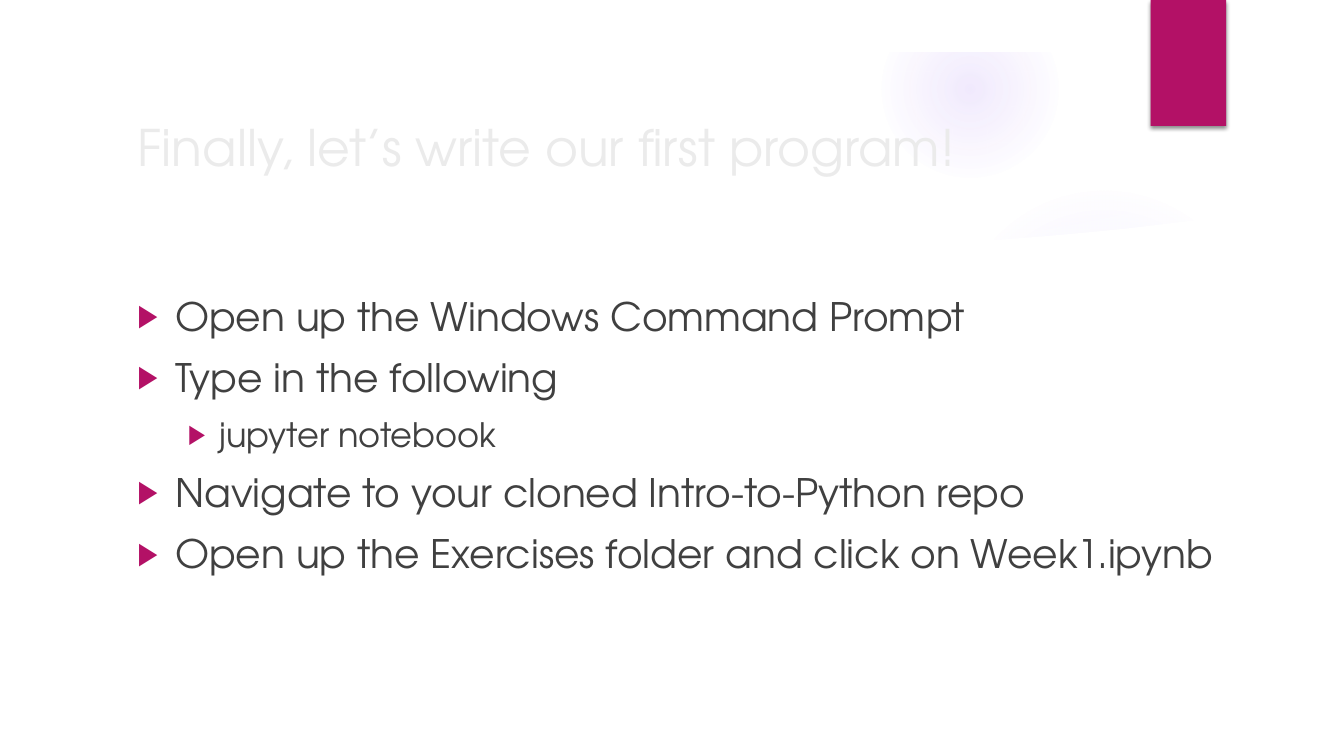
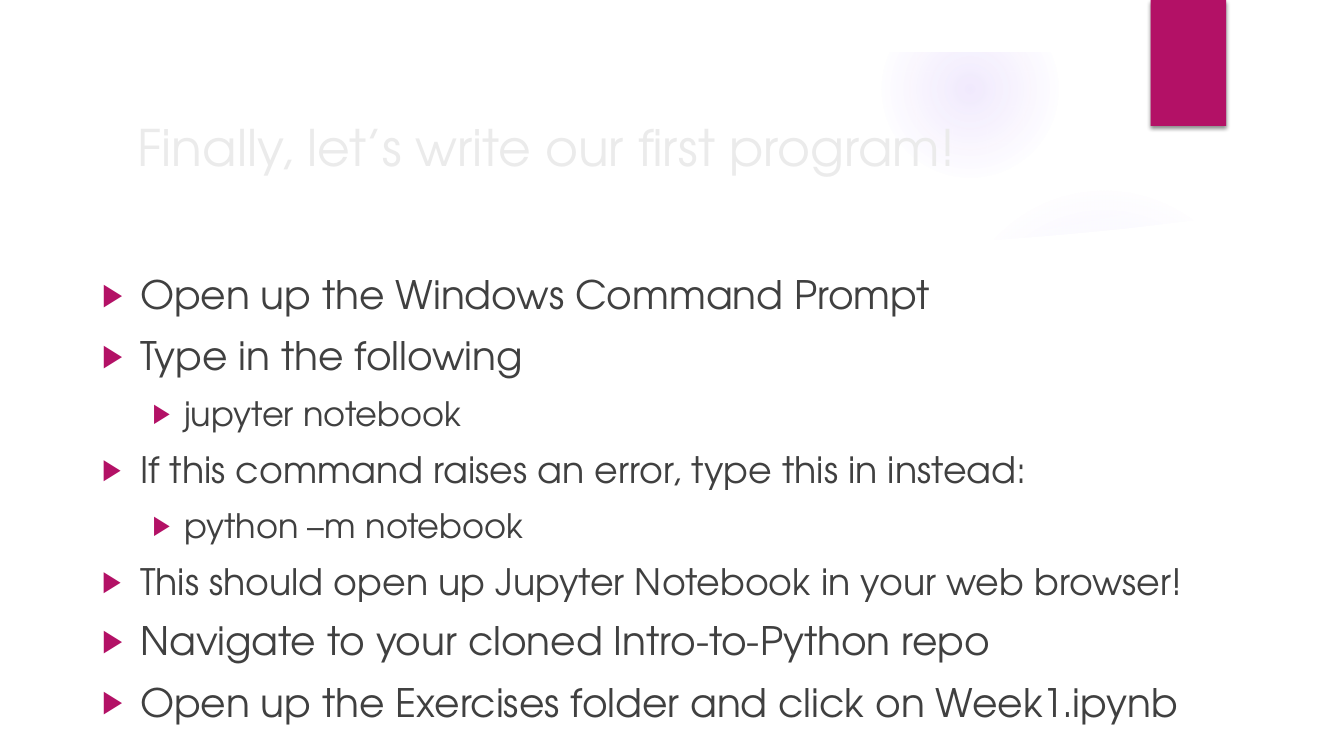
Before and after one commit to jmartineau1993/Intro-to-Python, a slide deck: slide 19 of PPTs/Week1.pptx (slide 18 before the commit). Drawn at 1344x756 pixels with LibreOffice and Linux fonts; fonts in the diff are those of the drawing; background and template pictures are left out. Boxes give left, top, right and bottom in pixels: in the first picture for what was removed or moved away, otherwise in the second. Text is boxed around its words. In the diff, an @@ line names an element or a change of style, - is before the commit and + after.

Commit message:
Modified the Week 1 PPT and created the Week 2 PPT skeleton. Also added Week 1 solutions

```diff
--- a/PPTs/Week1.pptx
+++ b/PPTs/Week1.pptx
@@ text "Open up the Windows Command ...": place and size @@
-text "Open up the Windows Command ..." at [175, 301, 1213, 576]
+text "Open up the Windows Command ..." at [140, 279, 1182, 725]
@@ text at [140, 456, 1182, 602]: paragraphs added @@
+▶ If this command raises an error, type this in instead:
+  ▶ python –m notebook
+▶ This should open up Jupyter Notebook in your web browser!
```
Also in this commit, not shown: 7 other slides changed, 1 slide added, 2 other files.
